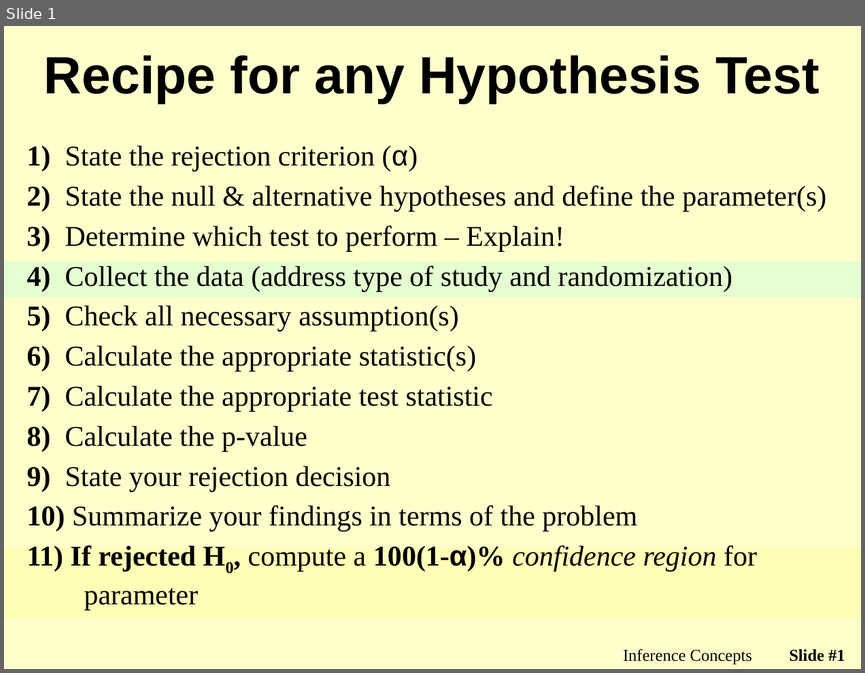
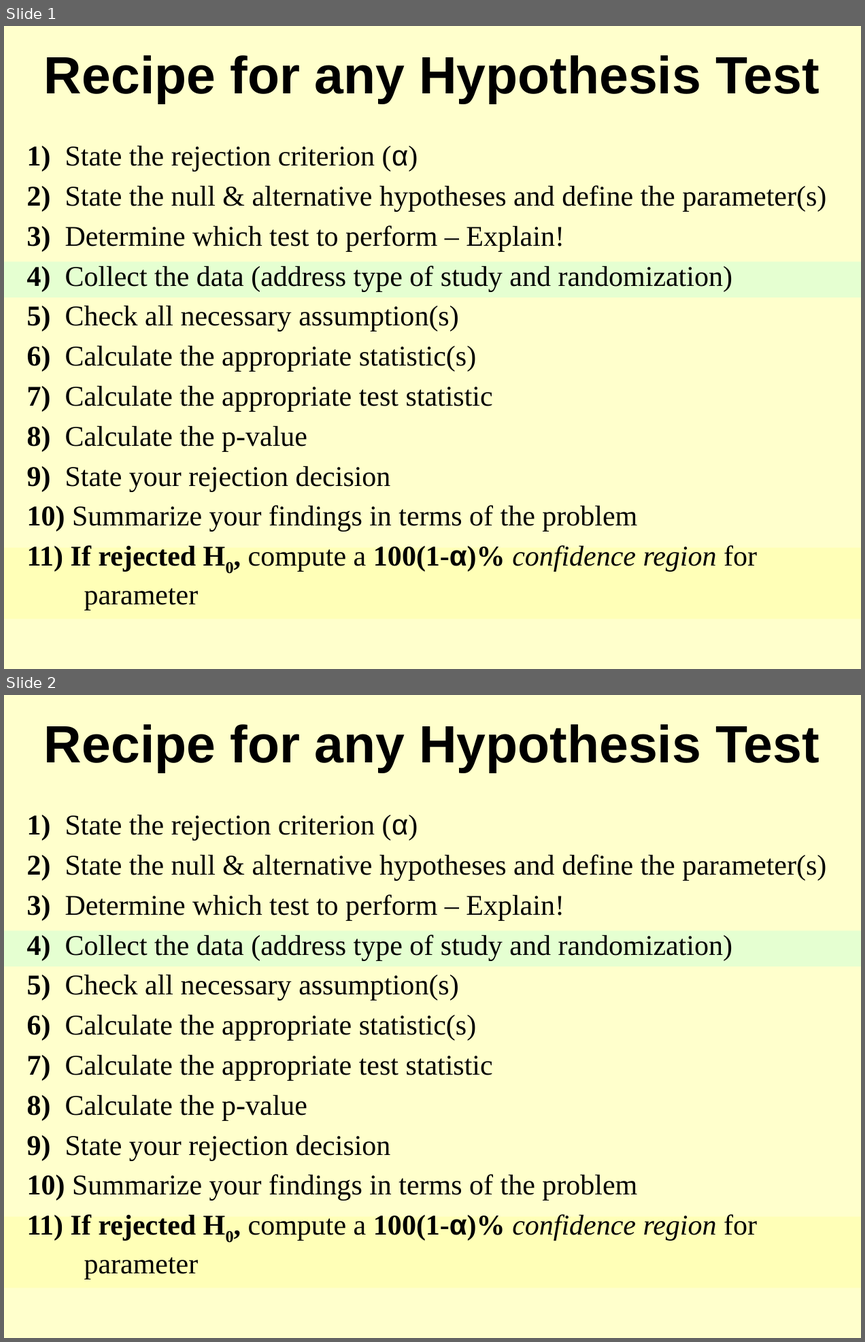
Before and after one commit to droglenc/NCMTH107, a slide deck: modules/1_Sample_Z/PPT1.pptx. Shown one above the other, each under a label of ours: slide 1 before the commit, slides 1 and 2 after it. The pictures are 865x673 and 865x1342 pixels, drawn with LibreOffice and Linux fonts; fonts in the diff are those of the drawing; background and template pictures are left out. Boxes give left, top, right and bottom in pixels: in the first picture for what was removed or moved away, otherwise in the second. Text is boxed around its words. In the diff, an @@ line names an element or a change of style, - is before the commit and + after.

Commit message:
Updated 11 steps handout

```diff
--- a/modules/1_Sample_Z/PPT1.pptx
+++ b/modules/1_Sample_Z/PPT1.pptx
@@ slide 2 added at (x1=4, y1=695, x2=861, y2=1338), background picture (left out) @@
@@ title added at (x1=44, y1=724, x2=819, y2=772), 44 pt, text #000000, bold @@
+Recipe for any Hypothesis Test
@@ text added at (x1=27, y1=815, x2=826, y2=1279), 24 pt, text #000000 @@
+1) State the rejection criterion (α)
+2) State the null & alternative hypotheses and define the parameter(s)
+3) Determine which test to perform – Explain!
+4) Collect the data (address type of study and randomization)
+5) Check all necessary assumption(s)
+6) Calculate the appropriate statistic(s)
+7) Calculate the appropriate test statistic
+8) Calculate the p-value
+9) State your rejection decision
+10) Summarize your findings in terms of the problem
+11) If rejected H0, compute a 100(1-α)% confidence region for parameter
@@ rectangle added at (x1=4, y1=930, x2=861, y2=966), fill #00FFFF at 10% opacity @@
@@ rectangle added at (x1=4, y1=1216, x2=861, y2=1287), fill #FFFF00 at 10% opacity @@
@@ slide 1 changed as well @@
@@ text removed at (x1=623, y1=648, x2=752, y2=665) @@
-Inference Concepts
@@ page number removed at (x1=789, y1=649, x2=845, y2=661) @@
-Slide #1
```
